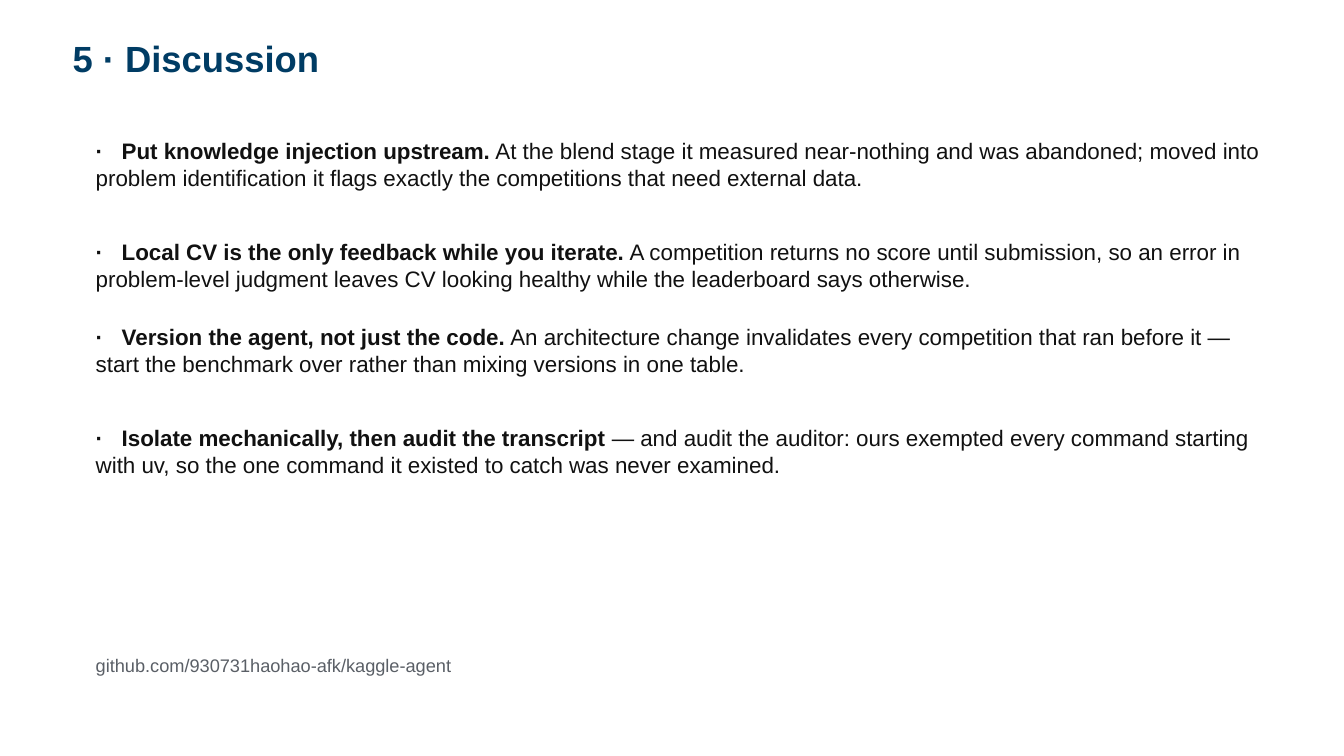
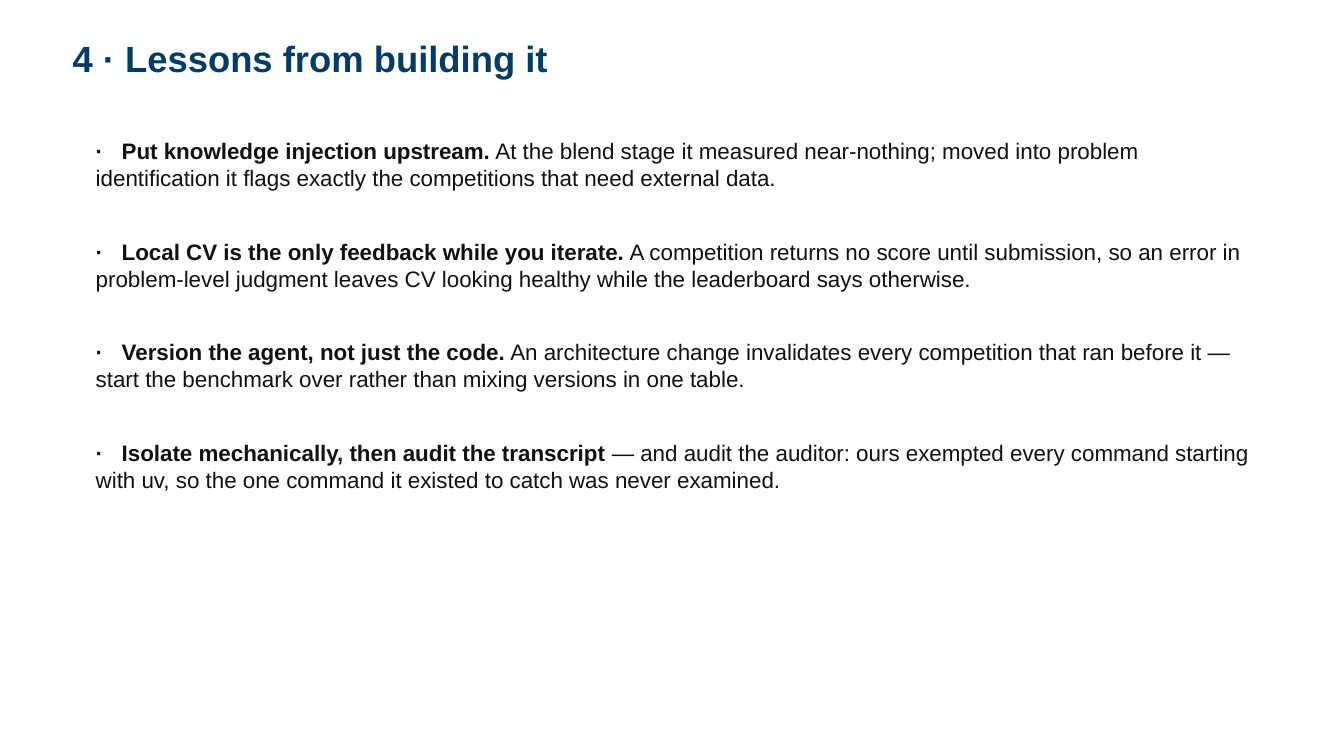
Before and after one commit to 930731haohao-afk/kaggle-agent, a slide deck: slide 5 of docs/presentation/slides_4min.pptx (slide 6 before the commit). Drawn at 1344x756 pixels with LibreOffice and Linux fonts; fonts in the diff are those of the drawing. Boxes give left, top, right and bottom in pixels: in the first picture for what was removed or moved away, otherwise in the second. Text is boxed around its words. In the diff, an @@ line names an element or a change of style, - is before the commit and + after.

```diff
--- a/docs/presentation/slides_4min.pptx
+++ b/docs/presentation/slides_4min.pptx
@@ text at (73, 45, 547, 80): text changed @@
-5 · Discussion
+4 · Lessons from building it
@@ text at (96, 142, 1139, 191): text changed @@
-· Put knowledge injection upstream. At the blend stage it measured near-nothing and was abandoned; moved into problem identification it flags exactly the competitions that need external data.
+· Put knowledge injection upstream. At the blend stage it measured near-nothing; moved into problem identification it flags exactly the competitions that need external data.
@@ text "· Version the agent, not ...": place and size @@
-text "· Version the agent, not ..." at (96, 328, 1201, 377)
+text "· Version the agent, not ..." at (96, 343, 1201, 392)
@@ text "· Isolate mechanically, then audit ...": place and size @@
-text "· Isolate mechanically, then audit ..." at (96, 429, 1248, 476)
+text "· Isolate mechanically, then audit ..." at (96, 444, 1248, 491)
@@ text removed at (96, 659, 451, 676) @@
-github.com/930731haohao-afk/kaggle-agent
```
Also in this commit, not shown: 1 slide added, 1 slide removed, 4 other files.
